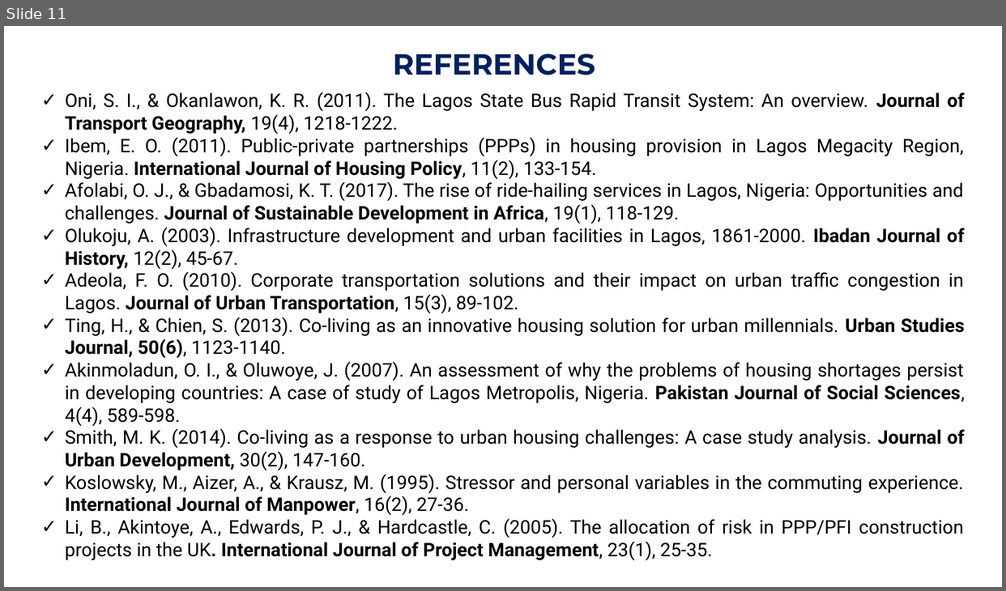
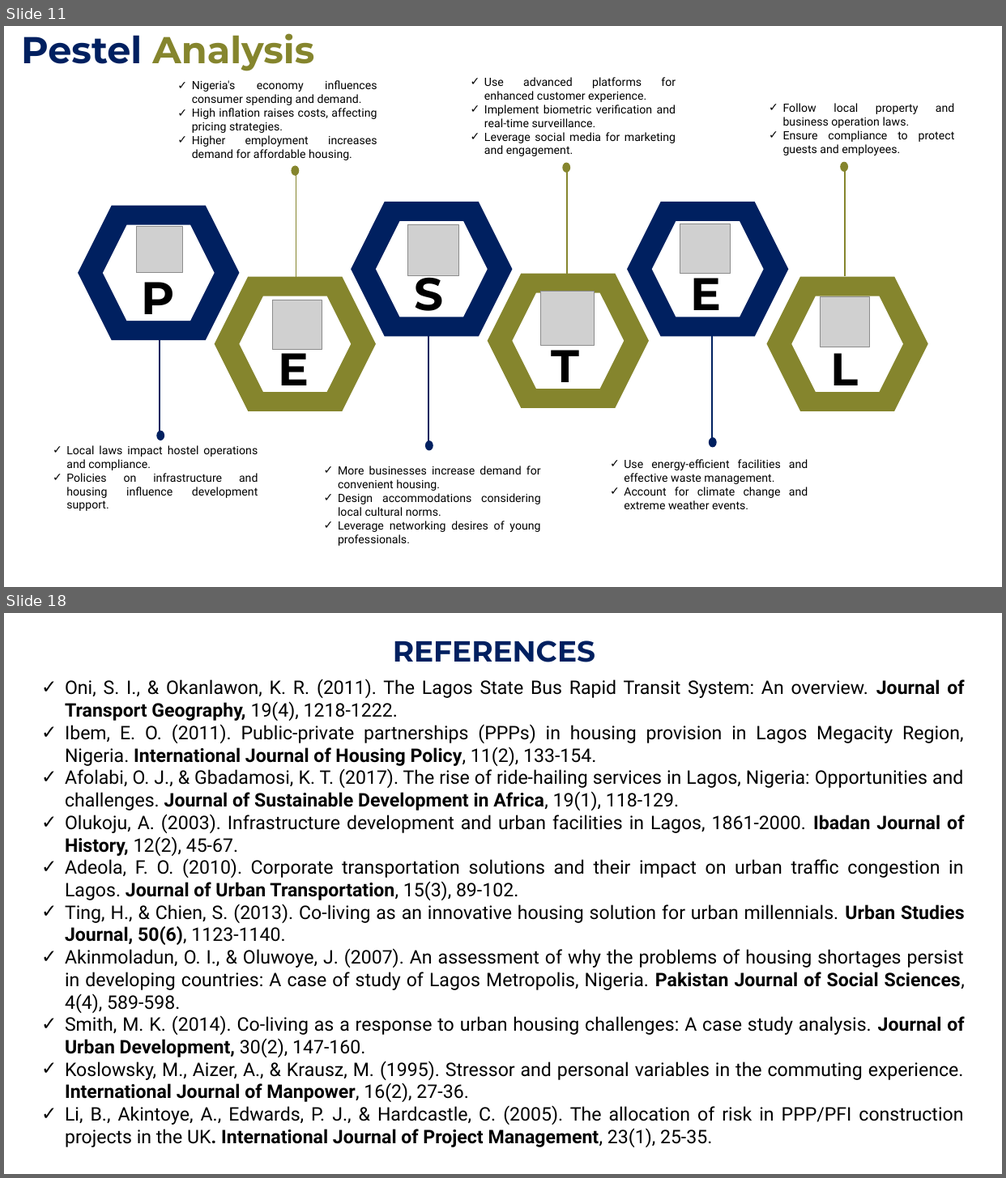
Before and after one commit to Gbekoilias/IslandRest-Hostel-Documentation, a slide deck: docs/Enhancing Hospitality IslandRest Hostel Operational Overview.pptx. Shown one above the other, each under a label of ours: slide 11 before the commit, slides 11 and 18 after it; the slides between them are not shown. The pictures are 1006x591 and 1006x1178 pixels, drawn with LibreOffice and Linux fonts; fonts in the diff are those of the drawing; grey boxes stand for pictures. Boxes give left, top, right and bottom in pixels: in the first picture for what was removed or moved away, otherwise in the second. Text is boxed around its words. In the diff, an @@ line names an element or a change of style, - is before the commit and + after.

```diff
--- a/docs/Enhancing Hospitality IslandRest Hostel Operational Overview.pptx
+++ b/docs/Enhancing Hospitality IslandRest Hostel Operational Overview.pptx
@@ slide 11 added at (x1=4, y1=26, x2=1002, y2=587), background #FFFFFF @@
@@ text added at (x1=21, y1=33, x2=314, y2=71), 36 pt, text #85852D, bold @@
+Pestel Analysis
@@ text added at (x1=192, y1=80, x2=377, y2=160), 11 pt, text #000000 @@
+✓ Nigeria's economy influences consumer spending and demand.
+✓ High inflation raises costs, affecting pricing strategies.
+✓ Higher employment increases demand for affordable housing.
@@ text added at (x1=484, y1=77, x2=675, y2=156), 11 pt, text #000000 @@
+✓ Use advanced platforms for enhanced customer experience.
+✓ Implement biometric verification and real-time surveillance.
+✓ Leverage social media for marketing and engagement.
@@ text added at (x1=783, y1=103, x2=955, y2=156), 11 pt, text #000000 @@
+✓ Follow local property and business operation laws.
+✓ Ensure compliance to protect guests and employees.
@@ ellipse added at (x1=292, y1=166, x2=300, y2=176), fill #85852D @@
@@ line added from (296, 280) to (296, 170), #85852D 1.5 pt @@
@@ ellipse added at (x1=562, y1=162, x2=571, y2=172), fill #85852D @@
@@ line added from (568, 277) to (568, 168), #85852D 1.5 pt @@
@@ ellipse added at (x1=840, y1=161, x2=849, y2=171), fill #85852D @@
@@ line added from (846, 276) to (846, 167), #85852D 1.5 pt @@
@@ group added at (x1=78, y1=202, x2=928, y2=412): 12 hexagons, 6 texts, 6 pictures @@
+P
+E
+S
+T
+L
+E
@@ line added from (160, 327) to (160, 436), #002060 1.5 pt @@
@@ line added from (428, 337) to (428, 446), #002060 1.5 pt @@
@@ line added from (712, 334) to (712, 443), #002060 1.5 pt @@
@@ ellipse added at (x1=157, y1=431, x2=165, y2=441), fill #002060 @@
@@ ellipse added at (x1=709, y1=437, x2=717, y2=447), fill #002060 @@
@@ text added at (x1=66, y1=446, x2=258, y2=511), 11 pt, text #000000 @@
+✓ Local laws impact hostel operations and compliance.
+✓ Policies on infrastructure and housing influence development support.
@@ ellipse added at (x1=425, y1=441, x2=434, y2=450), fill #002060 @@
@@ text added at (x1=624, y1=459, x2=808, y2=510), 11 pt, text #000000 @@
+✓ Use energy-efficient facilities and effective waste management.
+✓ Account for climate change and extreme weather events.
@@ text added at (x1=338, y1=466, x2=541, y2=546), 11 pt, text #000000 @@
+✓ More businesses increase demand for convenient housing.
+✓ Design accommodations considering local cultural norms.
+✓ Leverage networking desires of young professionals.
@@ what was slide 11 is now slide 18 @@
```
Also in this commit, not shown: 1 slide changed, 7 other slides added, 1 slide removed.
